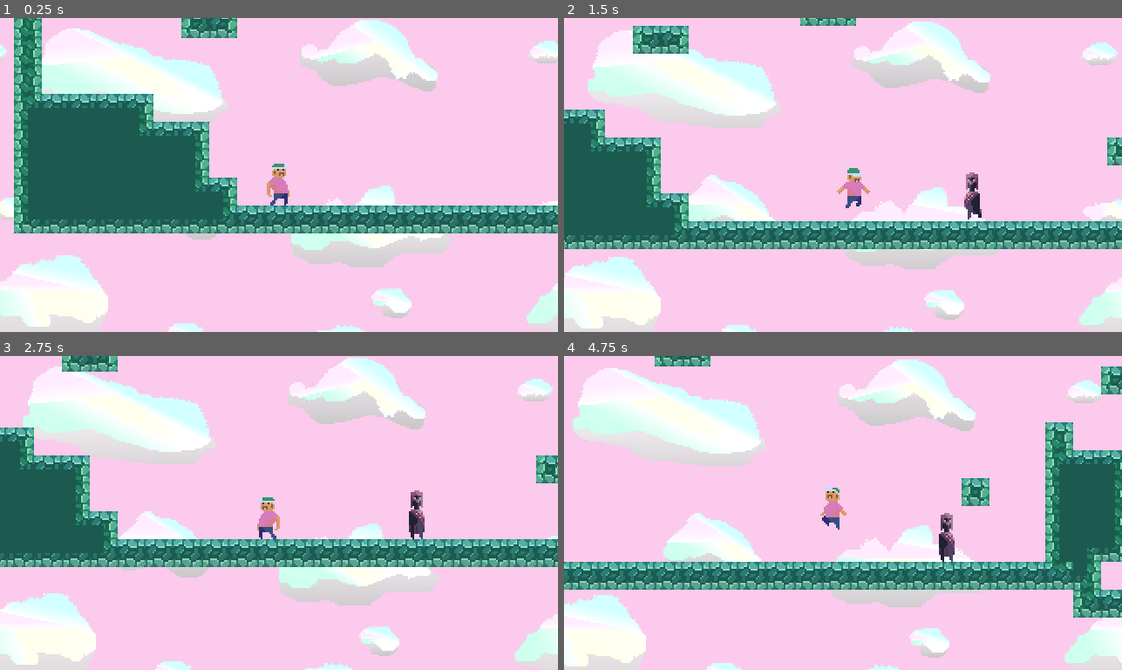
Above: before the commit, frames 1-4 (two rows, left to right).
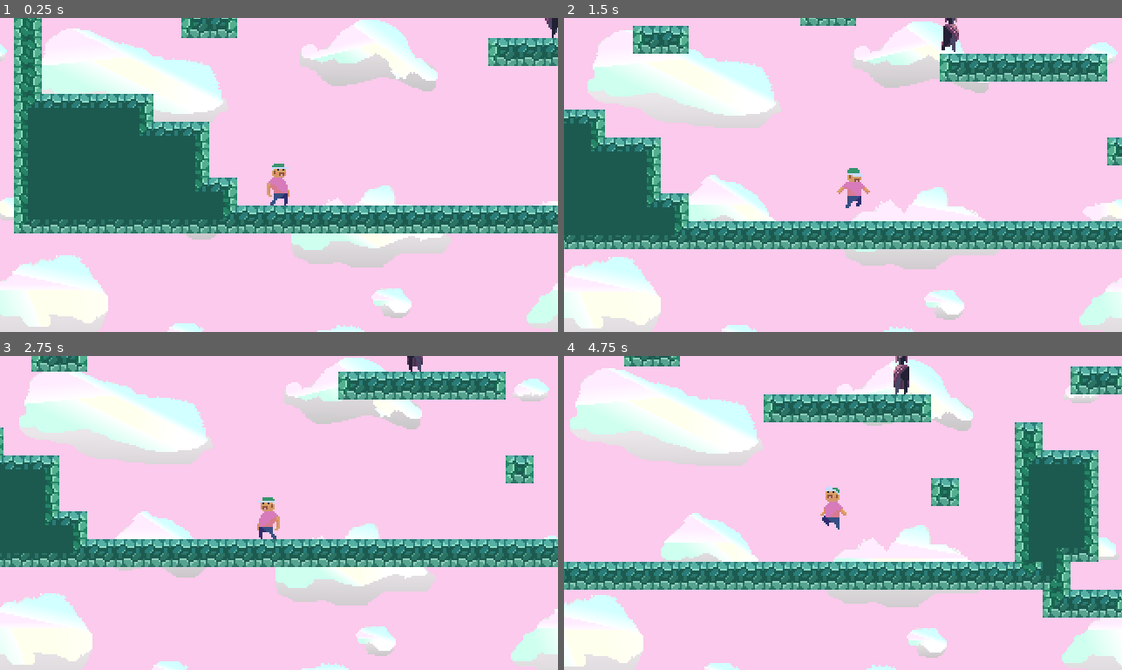
Above: after the commit, the same moments.

Repository: acarriedev/pig-boy-game
Game: Godot game, scene res://World.tscn
Same seed, same stepped clock (60 frames per second), same inputs: the game is played once before the commit and once after it.
Inputs:
- Up to frame 1 (0.25 s): no input
- Up to frame 2 (1.5 s): hold Right (ui_right) from 0.53 s (still down); tap Up (ui_up) at 0.77 s
- Up to frame 3 (2.75 s): tap Up (ui_up) at 1.52 s; release Right (ui_right) at 2.03 s; hold Left (ui_left) from 2.03 s (still down)
- Up to frame 4 (4.75 s): release Left (ui_left) at 2.78 s; hold Right (ui_right) 2.78-4.28 s; tap Up (ui_up) at 3.02, 3.77, 4.52 s; hold Left (ui_left) from 4.28 s (still down)

The runs differ from the first frame. In frame 1, 1.2% of the frame differs, in the area x 87-100%, y 0-16%; in frame 2, 3.2%; in frame 3, 14%; in frame 4, 18%, in the area x 0-100%, y 0-100%.

Commit message:
FunCreep will change direction when reaching edges

Diff:
--- a/FunCreep.gd
+++ b/FunCreep.gd
@@ -30,8 +30,6 @@
 func _physics_process(delta):
 	motion.x = SPEED * direction
 
-	print(sprite.flip_h)
-
 	if motion.x < 0:
 		animation_player.play("Run")
 		sprite.flip_h = false
@@ -44,9 +42,9 @@
 
 	motion.y += GRAVITY * delta * TARGET_FPS
 
-	if body_ray_l.is_colliding():
+	if body_ray_l.is_colliding() or !ground_ray_l.is_colliding():
 		direction = 1
-	if body_ray_r.is_colliding():
+	if body_ray_r.is_colliding() or !ground_ray_r.is_colliding():
 		direction = -1
 
 
--- a/FunCreep.tscn
+++ b/FunCreep.tscn
@@ -93,14 +93,16 @@
 anims/Run = SubResource( 5 )
 
 [node name="GroundRayLeft" type="RayCast2D" parent="."]
-position = Vector2( -3, -1 )
+position = Vector2( -4, -1 )
 enabled = true
 cast_to = Vector2( 0, 2 )
+collide_with_areas = true
 
 [node name="GroundRayRight" type="RayCast2D" parent="."]
-position = Vector2( 3, -1 )
+position = Vector2( 5, -1 )
 enabled = true
 cast_to = Vector2( 0, 2 )
+collide_with_areas = true
 
 [node name="BodyRayLeft" type="RayCast2D" parent="."]
 position = Vector2( -6, -12 )
--- a/World.tscn
+++ b/World.tscn
@@ -462,7 +462,7 @@
 tile_set = SubResource( 48 )
 cell_size = Vector2( 16, 16 )
 format = 1
-tile_data = PoolIntArray( 0, 0, 3, 17, 0, 3, 65536, 0, 65539, 65553, 0, 65539, 131072, 0, 262148, 131073, 0, 196609, 131074, 0, 196610, 131088, 0, 196608, 131089, 0, 196615, 131104, 0, 196608, 131105, 0, 196610, 196608, 0, 65539, 196620, 0, 196608, 196621, 0, 196610, 262144, 0, 65539, 262150, 0, 196608, 262151, 0, 196610, 262172, 0, 196608, 262173, 0, 196610, 327680, 0, 65539, 327715, 0, 3, 327722, 0, 3, 393216, 0, …(1538 unchanged characters)…
+tile_data = PoolIntArray( 0, 0, 3, 65536, 0, 65539, 131072, 0, 262148, 131073, 0, 196609, 131074, 0, 196610, 131104, 0, 196608, 131105, 0, 196610, 196608, 0, 65539, 196620, 0, 196608, 196621, 0, 196610, 262144, 0, 65539, 262150, 0, 196608, 262151, 0, 196610, 262172, 0, 196608, 262173, 0, 196610, 327680, 0, 65539, 327697, 0, 196608, 327698, 0, 196609, 327699, 0, 196609, 327700, 0, 196609, 327701, 0, 196609, 327702, 0, 196610, 327715, 0, 3, 327722, 0, 3, 393216, 0, …(1538 unchanged characters)…
 
 [node name="FunCreep" parent="." instance=ExtResource( 3 )]
-position = Vector2( 336, 159 )
+position = Vector2( 317, 72 )
